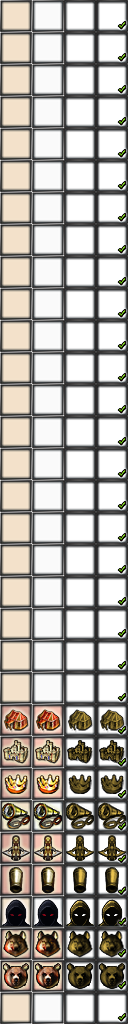
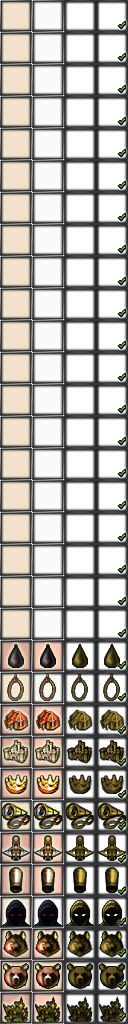
Revision of a layered 128 × 1024 image; what changed, layer by layer:
painted on "FG" over [0, 640, 125, 1024]
painted on "Highlight" over [0, 640, 125, 1024]
added layer "Pitch" above "Noose" over [0, 640, 120, 702]
added layer "Noose" above "Trap" over [0, 640, 120, 702]
added layer "Trap" above "BearFace" over [0, 992, 125, 1024]
painted on "Cannon.png" over [0, 992, 125, 1024]
painted on "Ballista.png" over [0, 992, 125, 1024]
painted on "Headquarter" over [0, 640, 120, 702]
painted on "Castle" over [0, 640, 120, 702]
painted on "Mercenary" over [0, 640, 120, 702]
painted on "BG2" over [0, 640, 64, 1024]
painted on "BG" over [0, 640, 125, 1024]
